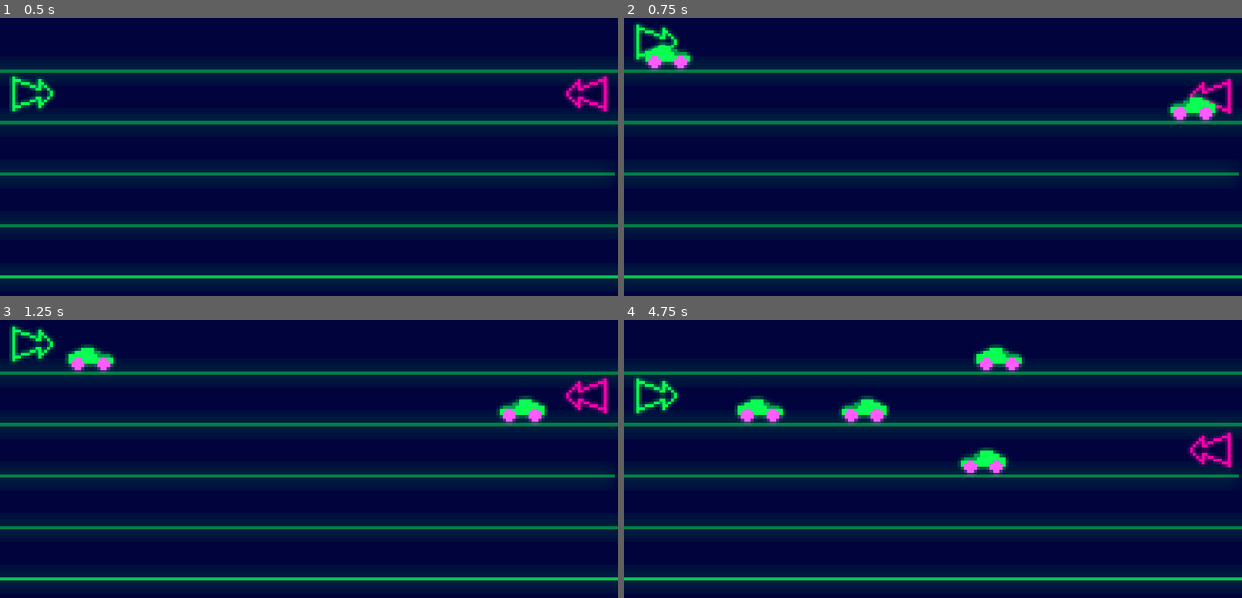
Above: before the commit, frames 1-4 (two rows, left to right).
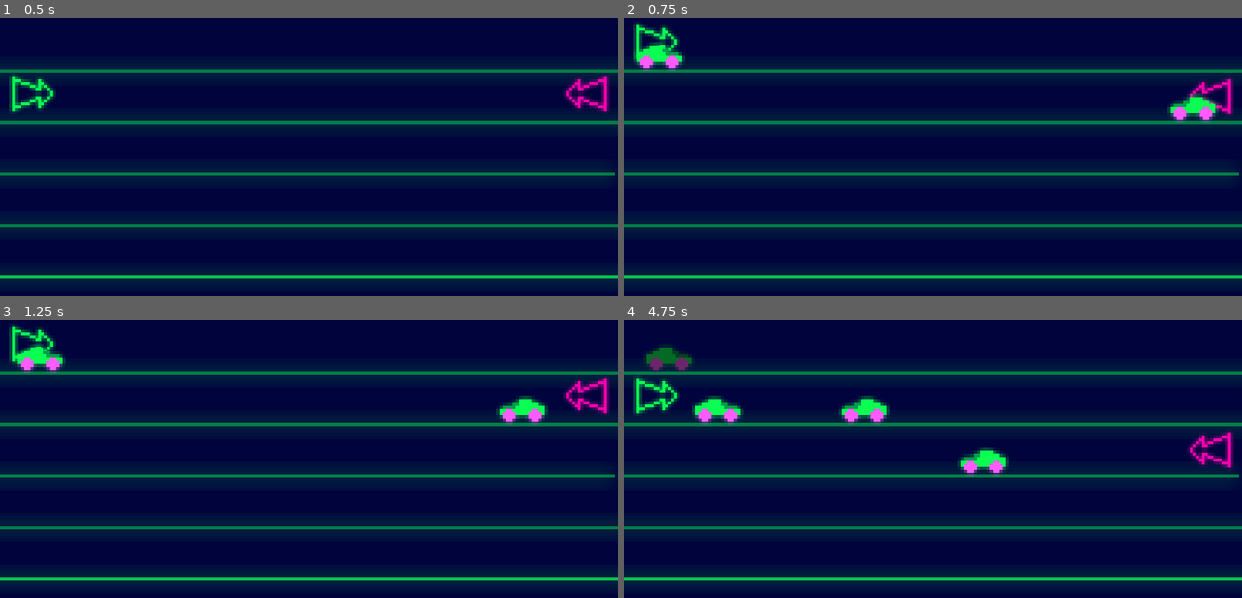
Above: after the commit, the same moments.

Repository: Neppord/battery-pact
Game: Godot game, scene res://main.tscn
Two runs of this game, one before a commit and one after it. Both use one fixed random seed, a clock stepped at 60 frames per second and the inputs below.
Inputs:
- Up to frame 1 (0.5 s): no input
- Up to frame 2 (0.75 s): tap Enter (player_2_spawn) at 0.5 s; hold W (player_1_up) from 0.53 s (still down); tap Space (player_1_spawn) at 0.6 s
- Up to frame 3 (1.25 s): keep holding W (player_1_up)
- Up to frame 4 (4.75 s): release W (player_1_up) at 1.28 s; hold S (player_1_down) 1.28-2.03 s; tap one key every 0.75 s from 1.35 s: Down (player_2_down) Enter (player_2_spawn) Up (player_2_up) Space (player_1_spawn) Down (player_2_down); hold W (player_1_up) 2.03-3.53 s; hold S (player_1_down) from 3.53 s (still down)

Frame 1 is identical in both runs. In frame 2, 0.6% of the frame differs, in the area x 1-12%, y 8-20%; in frame 3, 1.1%; in frame 4, 2.2%, in the area x 3-65%, y 8-38%.

Commit message:
Use timer to charge toy and reset on send
Co-authored-by: Karl Wängberg <karlwangberg@gmail.com>

Diff:
--- a/main.gd
+++ b/main.gd
@@ -8,20 +8,23 @@
 
 func spawn_left(toy_position: Vector2) -> void:
     if player_1_cooldown.is_stopped():
+        var progress := 1.0 - (player_1_battery.time_left / player_1_battery.wait_time)
+        player_1_battery.start()
         player_1_cooldown.start()
-        spawn(toy_position, Vector2.RIGHT)
+        spawn(toy_position, Vector2.RIGHT, progress)
 
 func spawn_right(toy_position: Vector2) -> void:
     if player_2_cooldown.is_stopped():
         player_2_cooldown.start()
-        spawn(toy_position, Vector2.LEFT)
+        spawn(toy_position, Vector2.LEFT, 1.)
 
-func spawn(toy_position: Vector2, direction: Vector2) -> void:
+func spawn(toy_position: Vector2, direction: Vector2, charge:float) -> void:
     sfx_player.play()
     var toy := TOY.instantiate()
     get_tree().current_scene.add_child(toy) # or add_child(toy) depending on where you want it
     toy.global_position = toy_position
     toy.direction = direction
+    toy.charge = charge
 # Called when the node enters the scene tree for the first time.
 func _ready() -> void:
     pass # Replace with function body.
Not shown, changed: TODO.md
